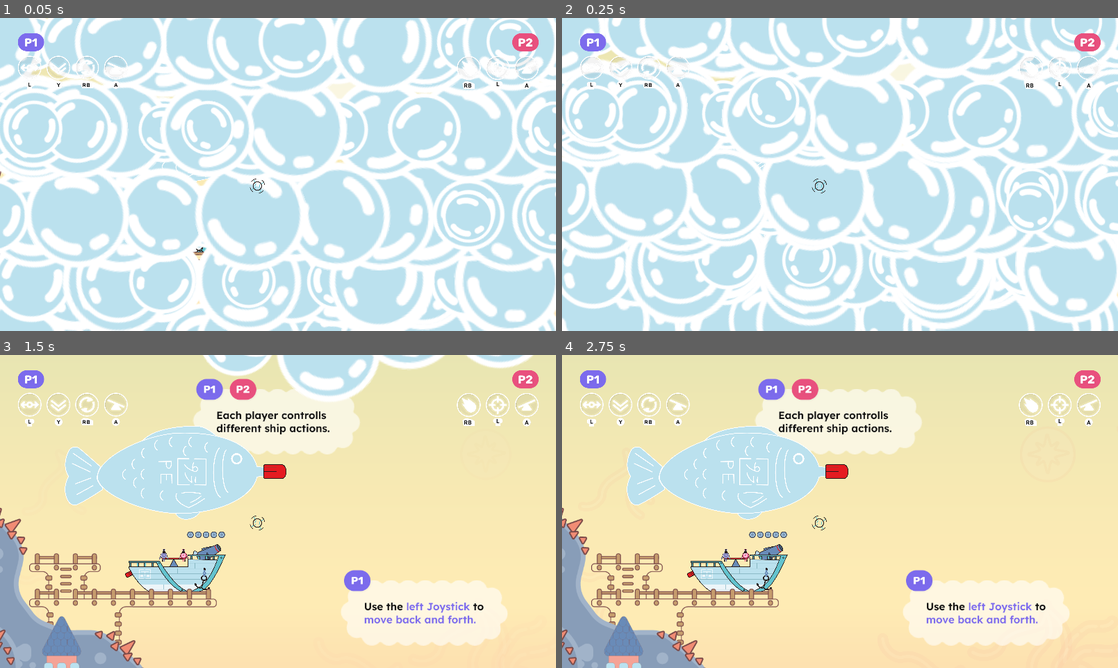
Above: before the commit, frames 1-4 (two rows, left to right).
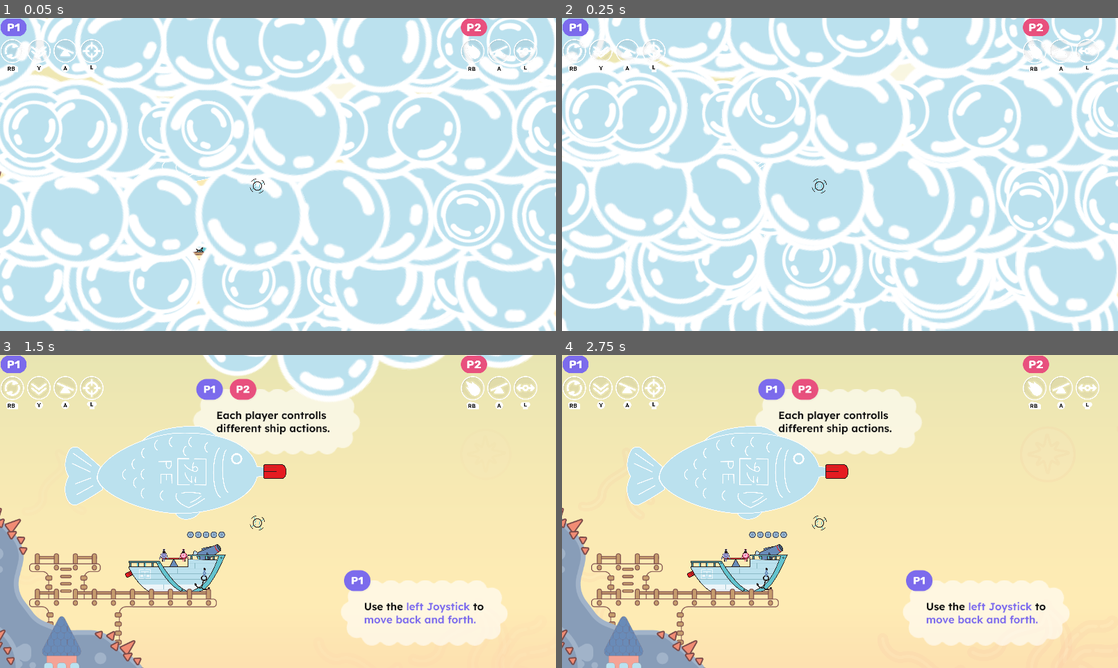
Above: after the commit, the same moments.

Repository: TheJP/GlobalGameJam2025
Game: Godot game, scene res://level/level.tscn
Two runs of this game, one before a commit and one after it. Both use one fixed random seed, a clock stepped at 60 frames per second and the inputs below. This scene is started directly instead of the project's main scene. The engine's default icon, where the game draws it, is replaced by a stand-in: a white triangle on a blue panel in a dark square.
Inputs:
- Up to frame 1 (0.05 s): no input
- Up to frame 2 (0.25 s): no input
- Up to frame 3 (1.5 s): tap Enter (all_accept) at 0.5, 0.6, 1.35 s
- Up to frame 4 (2.75 s): tap Enter (all_accept) at 2, 2.1 s

The runs differ from the first frame. In frame 1, 1.9% of the frame differs, in the area x 0-97%, y 0-23%; in frame 2, 1.7%; in frame 3, 2.5%; in frame 4, 2.5%.
Error in both runs: Cannot call method 'stop' on a previously freed instance. (res://level/start_bubbles.gd:23)

Commit message:
Correct player input symbols are displayed in the top right/left corner, depending on actual input; Add second input map

Diff:
--- a/globals/PlayerInput.gd
+++ b/globals/PlayerInput.gd
@@ -16,6 +16,7 @@
 }
 
 
+
 const _controllers: Array[String] = [
 	"player_0",
 	"player_1",
@@ -29,21 +30,52 @@
 
 const _controller_to_device: Array[int] = [-1, -1, 0, 1, 2, 3, 4]
 
-
-const _input_map: Dictionary = {
-	# [player_id, action]
-	Action.FIRE: [1, "button_2"],
-	Action.RELOAD: [0, "button_2"],
-	Action.DESCEND: [0, "button_1"],
-	Action.ASCEND_A: [0, "button_0"],
-	Action.ASCEND_B: [1, "button_0"],
-	Action.TARGET_LEFT: [1, "left"],
-	Action.TARGET_RIGHT: [1, "right"],
-	Action.TARGET_UP: [1, "up"],
-	Action.TARGET_DOWN: [1, "down"],
-	Action.FLY_LEFT: [0, "left"],
-	Action.FLY_RIGHT: [0, "right"],
-}
+const _input_maps: Array[Dictionary] = [{
+		# [player_id, action]
+		Action.FIRE: [1, "button_2"],
+		Action.RELOAD: [0, "button_2"],
+		Action.DESCEND: [0, "button_1"],
+		Action.ASCEND_A: [0, "button_0"],
+		Action.ASCEND_B: [1, "button_0"],
+		Action.TARGET_LEFT: [1, "left"],
+		Action.TARGET_RIGHT: [1, "right"],
+		Action.TARGET_UP: [1, "up"],
+		Action.TARGET_DOWN: [1, "down"],
+		Action.FLY_LEFT: [0, "left"],
+		Action.FLY_RIGHT: [0, "right"],
+	}, {
+		# [player_id, action]
+		Action.FIRE: [1, "button_2"],
+		Action.RELOAD: [0, "button_2"],
+		Action.DESCEND: [0, "button_1"],
+		Action.ASCEND_A: [0, "button_0"],
+		Action.ASCEND_B: [1, "button_0"],
+		Action.TARGET_LEFT: [0, "left"],
+		Action.TARGET_RIGHT: [0, "right"],
+		Action.TARGET_UP: [0, "up"],
+		Action.TARGET_DOWN: [0, "down"],
+		Action.FLY_LEFT: [1, "left"],
+		Action.FLY_RIGHT: [1, "right"],
+	}
+]
+var selected_input_map_index := 1
+func get_input_map() -> Dictionary:
+	return _input_maps[selected_input_map_index]
+
+#const _input_map: Dictionary = {
+	## [player_id, action]
+	#Action.FIRE: [1, "button_2"],
+	#Action.RELOAD: [0, "button_2"],
+	#Action.DESCEND: [0, "button_1"],
+	#Action.ASCEND_A: [0, "button_0"],
+	#Action.ASCEND_B: [1, "button_0"],
+	#Action.TARGET_LEFT: [1, "left"],
+	#Action.TARGET_RIGHT: [1, "right"],
+	#Action.TARGET_UP: [1, "up"],
+	#Action.TARGET_DOWN: [1, "down"],
+	#Action.FLY_LEFT: [0, "left"],
+	#Action.FLY_RIGHT: [0, "right"],
+#}
 
 
 var player_to_controller: Array[int] = [0, 1]
@@ -120,7 +152,7 @@
 
 func vibrate(action: Action, weak_magnitude: float, strong_magnitude: float, duration: float) -> void:
 	assert(duration > 0.0)
-	var mapping: Array = _input_map[action]
+	var mapping: Array = get_input_map()[action]
 	var controller := player_to_controller[mapping[0]]
 	var device := _controller_to_device[controller]
 	if device >= 0:
@@ -130,7 +162,7 @@
 func vibrate_all(weak_magnitude: float, strong_magnitude: float, duration: float) -> void:
 	var devices := {}
 	for action: Action in Action.values():
-		var mapping: Array = _input_map[action]
+		var mapping: Array = get_input_map()[action]
 		var controller := player_to_controller[mapping[0]]
 		var device := _controller_to_device[controller]
 		if device >= 0:
@@ -141,6 +173,50 @@
 
 
 func _get_action_name(action: Action) -> String:
-	var mapping: Array = _input_map[action]
+	var mapping: Array = get_input_map()[action]
 	var controller := player_to_controller[mapping[0]]
 	return "%s_%s" % [_controllers[controller], mapping[1]]
+
+
+# SPRITES
+
+const _button_sprite_map: Dictionary = {
+	Action.FIRE: "fire",
+	Action.RELOAD: "reload",
+	Action.DESCEND: "fly_down",
+	Action.ASCEND_A: "pump1",
+	Action.ASCEND_B: "pump2",
+	Action.TARGET_LEFT: "move_target",
+	Action.TARGET_RIGHT: "move_target",
+	Action.TARGET_UP: "move_target",
+	Action.TARGET_DOWN: "move_target",
+	Action.FLY_LEFT: "fly_left_right",
+	Action.FLY_RIGHT: "fly_left_right",
+}
+const sprite_base_path := "res://menu/sprites/ui_sprites/"
+const sprite_suffix := ".png"
+
+func get_sprite_for_player_icon(player_id: int) -> Texture2D:
+	return load(sprite_base_path + "player" + str(player_id + 1) + sprite_suffix)
+
+func get_sprite_for_action(action: Action) -> Texture2D:
+	return load(sprite_base_path + _button_sprite_map[action] + sprite_suffix)
+
+func get_all_actions_for_player(player_id: int) -> Array[Action]:
+	var players_actions: Array[Action] = []
+	var input_map := get_input_map()
+	for action: Action in input_map:
+		var value:Array = input_map[action]
+		var action_player_id:int = value[0]
+		if (player_id == action_player_id):
+			players_actions.append(action)
+	return players_actions
+
+func get_all_distinct_sprites_for_player(player_id: int) -> Array[Texture2D]:
+	var players_actions: Array[Action] = get_all_actions_for_player(player_id)
+	var sprite_paths: Array[Texture2D] = []
+	for action in players_actions:
+		var sprite_path := get_sprite_for_action(action)
+		if not sprite_paths.has(sprite_path):
+			sprite_paths.append(sprite_path)
+	return sprite_paths
--- a/menu/in_game/in_game.tscn
+++ b/menu/in_game/in_game.tscn
@@ -9,6 +9,7 @@
 [ext_resource type="Texture2D" uid="uid://5ijhgpv6ykts" path="res://menu/sprites/ui_sprites/buttons/home_hover.png" id="6_a2hnv"]
 [ext_resource type="Texture2D" uid="uid://cvdtjrtd5hsos" path="res://menu/sprites/ui_sprites/buttons/home_pressed.png" id="7_yprcg"]
 [ext_resource type="Texture2D" uid="uid://jwq7ch5gaptl" path="res://menu/sprites/ui_sprites/buttons/home_default.png" id="8_x5t36"]
+[ext_resource type="PackedScene" uid="uid://bjmt50x7nsyxm" path="res://menu/in_game/player_controls_display.tscn" id="10_spns5"]
 
 [sub_resource type="StyleBoxFlat" id="StyleBoxFlat_h2esk"]
 bg_color = Color(0, 0, 0, 0.494118)
@@ -54,6 +55,7 @@
 script = ExtResource("1_jphff")
 
 [node name="Player1Controls" type="TextureRect" parent="."]
+visible = false
 layout_mode = 0
 offset_left = 60.0
 offset_top = 51.0
@@ -64,6 +66,7 @@
 stretch_mode = 4
 
 [node name="Player2Controls" type="TextureRect" parent="."]
+visible = false
 layout_mode = 1
 anchors_preset = 1
 anchor_left = 1.0
@@ -135,5 +138,15 @@
 theme_override_styles/pressed = SubResource("StyleBoxTexture_sa647")
 theme_override_styles/normal = SubResource("StyleBoxTexture_0t1gy")
 
+[node name="Player1ControlsDisplay" parent="." instance=ExtResource("10_spns5")]
+layout_mode = 0
+player_id = 0
+
+[node name="Player2ControlsDisplay" parent="." instance=ExtResource("10_spns5")]
+layout_mode = 0
+offset_left = 1590.0
+offset_right = 1928.0
+player_id = 1
+
 [connection signal="button_up" from="PauseMenu/Back" to="." method="_on_back_button_up"]
 [connection signal="button_up" from="PauseMenu/Home" to="." method="_on_home_button_up"]
--- /dev/null
+++ b/menu/in_game/player_controls_display.gd
@@ -0,0 +1,29 @@
+extends VBoxContainer
+
+@export var player_id: int = -1
+
+@onready var player :TextureRect = $Player
+@onready var controls := $Controls
+
+
+# Called when the node enters the scene tree for the first time.
+func _ready() -> void:
+	if player_id < 0:
+		push_error("Player ID not set for PlayerControlsDisplay")
+		queue_free()
+		return
+
+	var player_sprite_path := PlayerInput.get_sprite_for_player_icon(player_id)
+	player.texture = player_sprite_path
+
+	var action_sprite_paths := PlayerInput.get_all_distinct_sprites_for_player(player_id)
+	for action_sprite_path in action_sprite_paths:
+		var texture_rect := TextureRect.new()
+		texture_rect.texture = action_sprite_path
+		controls.add_child(texture_rect)
+
+
+
+# Called every frame. 'delta' is the elapsed time since the previous frame.
+func _process(delta: float) -> void:
+	pass
--- /dev/null
+++ b/menu/in_game/player_controls_display.tscn
@@ -0,0 +1,18 @@
+[gd_scene load_steps=3 format=3 uid="uid://bjmt50x7nsyxm"]
+
+[ext_resource type="Script" path="res://menu/in_game/player_controls_display.gd" id="1_0gkfd"]
+[ext_resource type="Texture2D" uid="uid://nqoj3ip3qh2v" path="res://menu/sprites/ui_sprites/player1.png" id="1_oa1gb"]
+
+[node name="PlayerControlsDisplay" type="VBoxContainer"]
+offset_right = 338.0
+offset_bottom = 237.0
+scale = Vector2(0.8, 0.8)
+script = ExtResource("1_0gkfd")
+
+[node name="Player" type="TextureRect" parent="."]
+layout_mode = 2
+texture = ExtResource("1_oa1gb")
+stretch_mode = 2
+
+[node name="Controls" type="HBoxContainer" parent="."]
+layout_mode = 2
Not shown: 1 places in menu/in_game/in_game.tscn that only renumber resources
Binary file added: menu/sprites/ui_sprites/player2.png
Not shown, added: menu/sprites/ui_sprites/player2.png.import
